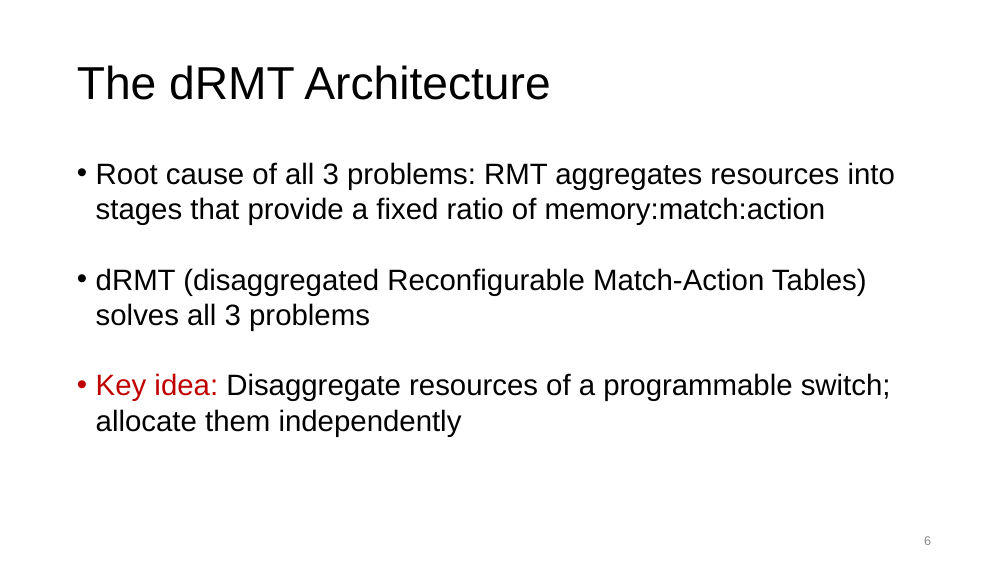
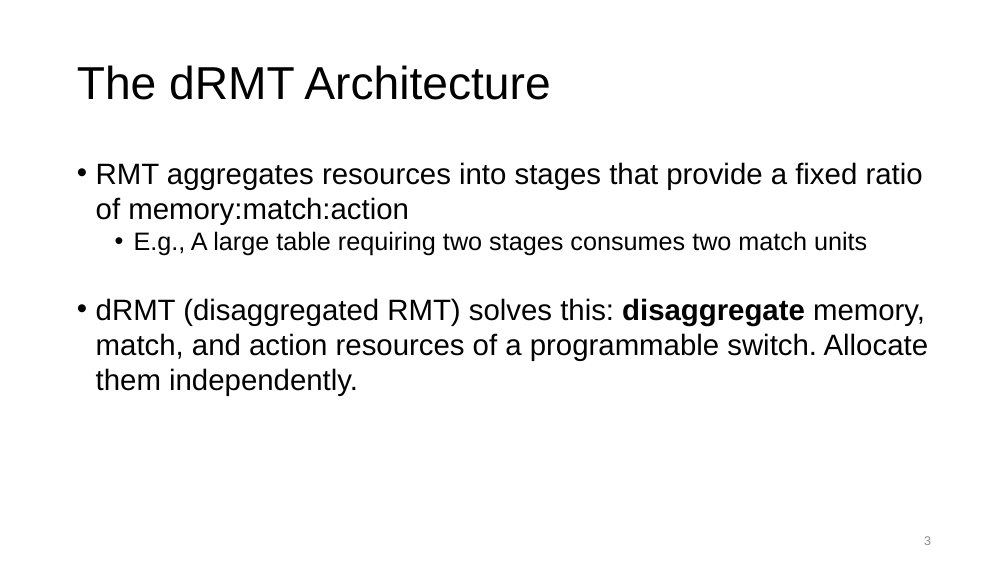
Before and after one commit to anirudhSK/drmt_talk, a slide deck: slide 3 of drmt_sigcomm.pptx (slide 6 before the commit). Drawn at 1008x567 pixels with LibreOffice and Linux fonts; fonts in the diff are those of the drawing. Boxes give left, top, right and bottom in pixels: in the first picture for what was removed or moved away, otherwise in the second. Text is boxed around its words. In the diff, an @@ line names an element or a change of style, - is before the commit and + after.

```diff
--- a/drmt_sigcomm.pptx
+++ b/drmt_sigcomm.pptx
@@ text at (96, 162, 929, 396): text changed @@
-• Root cause of all 3 problems: RMT aggregates resources into stages that provide a fixed ratio of memory:match:action
-• dRMT (disaggregated Reconfigurable Match-Action Tables) solves all 3 problems
-• Key idea: Disaggregate resources of a programmable switch; allocate them independently
+• RMT aggregates resources into stages that provide a fixed ratio of memory:match:action
+  • E.g., A large table requiring two stages consumes two match units
+• dRMT (disaggregated RMT) solves this: disaggregate memory, match, and action resources of a programmable switch. Allocate them independently.
@@ page number at (924, 536, 931, 545): text changed @@
-6
+3
```
Also in this commit, not shown: 3 other slides changed, 1 other file.
